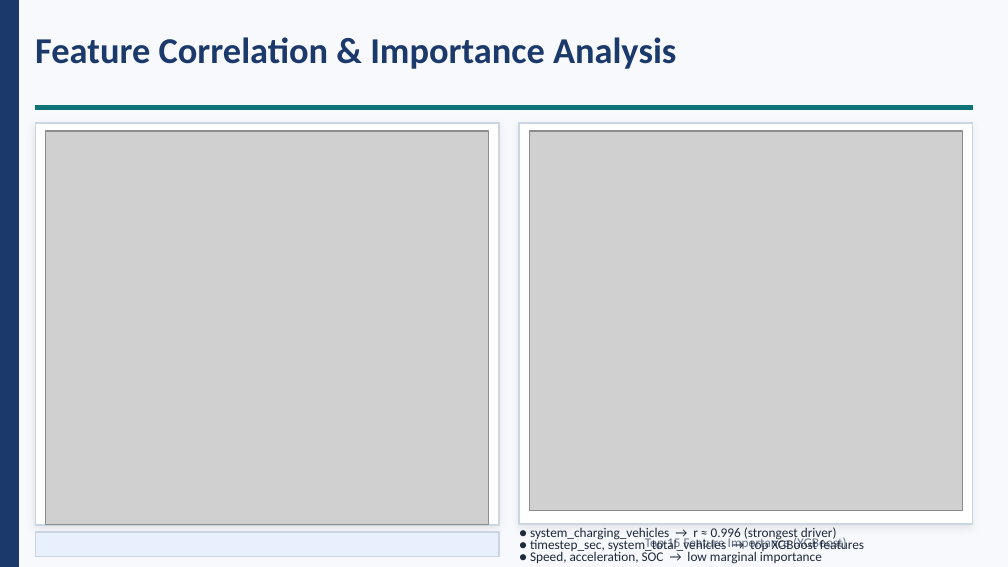
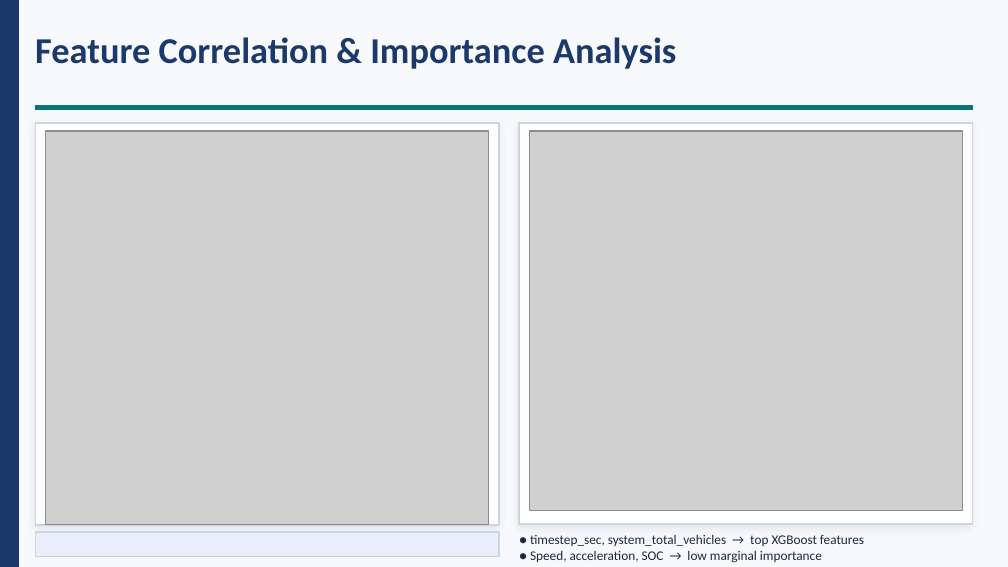
Before and after one commit to Rakesh01999/Research-Work-BPV, a slide deck: slide 14 of Thesis-Defense/defense/200112_Defense_Presentation.pptx (slide 12 before the commit). Drawn at 1008x567 pixels with LibreOffice and Linux fonts; fonts in the diff are those of the drawing; grey boxes stand for pictures. Boxes give left, top, right and bottom in pixels: in the first picture for what was removed or moved away, otherwise in the second. Text is boxed around its words. In the diff, an @@ line names an element or a change of style, - is before the commit and + after.

```diff
--- a/Thesis-Defense/defense/200112_Defense_Presentation.pptx
+++ b/Thesis-Defense/defense/200112_Defense_Presentation.pptx
@@ text "● timestep_sec, system_total_vehicles → top ...": place and size @@
-text "● timestep_sec, system_total_vehicles → top ..." at [530, 538, 864, 553]
+text "● timestep_sec, system_total_vehicles → top ..." at [530, 534, 864, 546]
@@ text removed at [530, 527, 837, 541] @@
-● system_charging_vehicles → r ≈ 0.996 (strongest driver)
@@ text removed at [645, 535, 847, 550] @@
-Top 15 Feature Importance (XGBoost)
```
Also in this commit, not shown: 3 other slides changed, 2 slides added, 3 other files.
